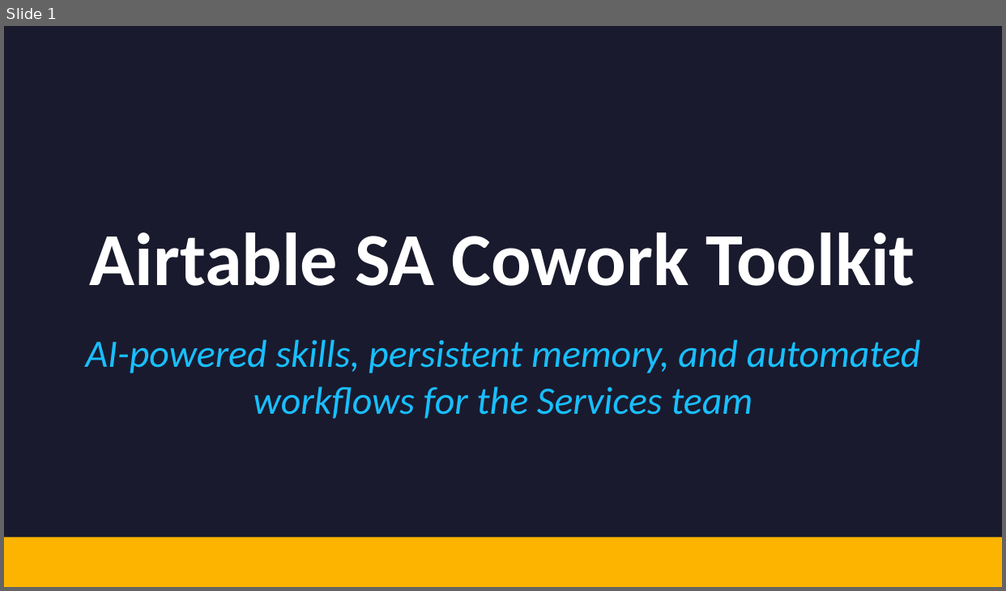
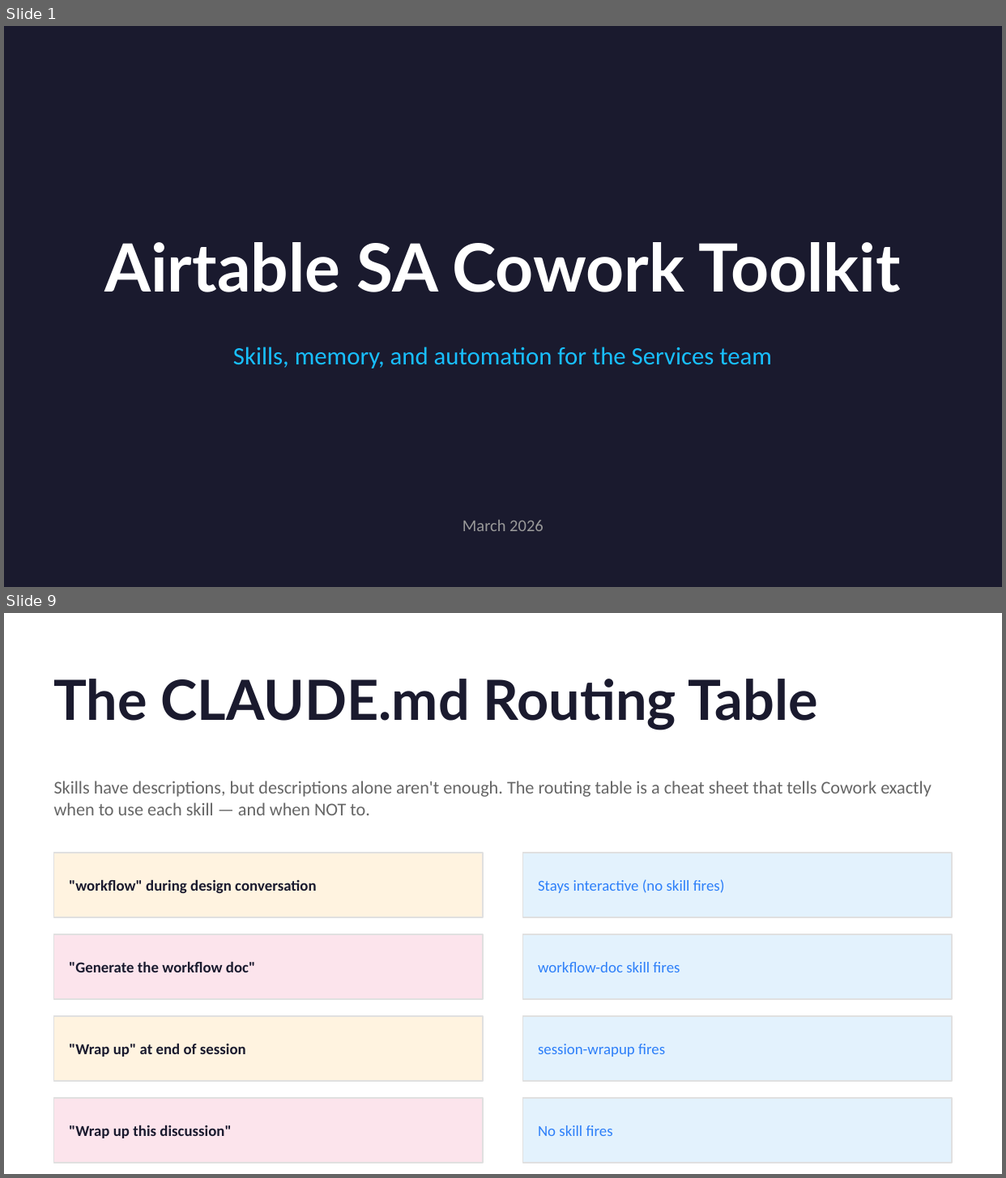
Before and after one commit to dsteven12/airtable-sa-skills, a slide deck: docs/SA-Cowork-Toolkit-Overview.pptx. Shown one above the other, each under a label of ours: slide 1 before the commit, slides 1 and 9 after it; the slides between them are not shown. The pictures are 1006x591 and 1006x1178 pixels, drawn with LibreOffice and Linux fonts; fonts in the diff are those of the drawing. Boxes give left, top, right and bottom in pixels: in the first picture for what was removed or moved away, otherwise in the second. Text is boxed around its words. In the diff, an @@ line names an element or a change of style, - is before the commit and + after.

Commit message:
Initial commit: 26 Cowork skills, vault scaffold, CLAUDE.md template, onboarding docs, overview deck

```diff
--- a/docs/SA-Cowork-Toolkit-Overview.pptx
+++ b/docs/SA-Cowork-Toolkit-Overview.pptx
@@ slide 9 added at (x1=4, y1=613, x2=1002, y2=1174), background #FFFFFF @@
@@ text added at (x1=54, y1=679, x2=817, y2=730), 40 pt, text #1A1A2E, bold @@
+The CLAUDE.md Routing Table
@@ text added at (x1=54, y1=781, x2=931, y2=815), 13 pt, text #666666 @@
+Skills have descriptions, but descriptions alone aren't enough. The routing table is a cheat sheet that tells Cowork exactly when to use each skill — and when NOT to.
@@ rectangle added at (x1=54, y1=853, x2=483, y2=918), fill #FFF3E0, outline #E0E0E0 1 pt @@
@@ rectangle added at (x1=523, y1=853, x2=952, y2=918), fill #E3F2FD, outline #E0E0E0 1 pt @@
@@ text added at (x1=69, y1=879, x2=316, y2=893), 11 pt, text #1A1A2E, bold @@
+"workflow" during design conversation
@@ text added at (x1=538, y1=879, x2=725, y2=893), 11 pt, text #2D7FF9 @@
+Stays interactive (no skill fires)
@@ rectangle added at (x1=54, y1=935, x2=483, y2=999), fill #FCE4EC, outline #E0E0E0 1 pt @@
@@ rectangle added at (x1=523, y1=935, x2=952, y2=999), fill #E3F2FD, outline #E0E0E0 1 pt @@
@@ text added at (x1=69, y1=961, x2=255, y2=973), 11 pt, text #1A1A2E, bold @@
+"Generate the workflow doc"
@@ text added at (x1=538, y1=962, x2=680, y2=973), 11 pt, text #2D7FF9 @@
+workflow-doc skill fires
@@ rectangle added at (x1=54, y1=1016, x2=483, y2=1081), fill #FFF3E0, outline #E0E0E0 1 pt @@
@@ rectangle added at (x1=523, y1=1016, x2=952, y2=1081), fill #E3F2FD, outline #E0E0E0 1 pt @@
@@ text added at (x1=69, y1=1043, x2=246, y2=1057), 11 pt, text #1A1A2E, bold @@
+"Wrap up" at end of session
@@ text added at (x1=538, y1=1044, x2=665, y2=1057), 11 pt, text #2D7FF9 @@
+session-wrapup fires
@@ rectangle added at (x1=54, y1=1098, x2=483, y2=1163), fill #FCE4EC, outline #E0E0E0 1 pt @@
@@ rectangle added at (x1=523, y1=1098, x2=952, y2=1163), fill #E3F2FD, outline #E0E0E0 1 pt @@
@@ text added at (x1=69, y1=1125, x2=231, y2=1139), 11 pt, text #1A1A2E, bold @@
+"Wrap up this discussion"
@@ text added at (x1=538, y1=1126, x2=613, y2=1136), 11 pt, text #2D7FF9 @@
+No skill fires
@@ slide 1 changed as well @@
@@ text "Airtable SA Cowork Toolkit" at (x1=104, y1=242, x2=901, y2=292): size 54 to 48 pt, font Calibri to Lato @@
@@ text at (x1=233, y1=347, x2=772, y2=369): text changed; size 28 to 18 pt; italic off @@
-AI-powered skills, persistent memory, and automated workflows for the Services team
+Skills, memory, and automation for the Services team
@@ text added at (x1=462, y1=520, x2=543, y2=531), 12 pt, text #999999 @@
+March 2026
@@ rectangle removed at (x1=4, y1=537, x2=1002, y2=587) @@
```
Also in this commit, not shown: 10 other slides added, 11 slides removed.
